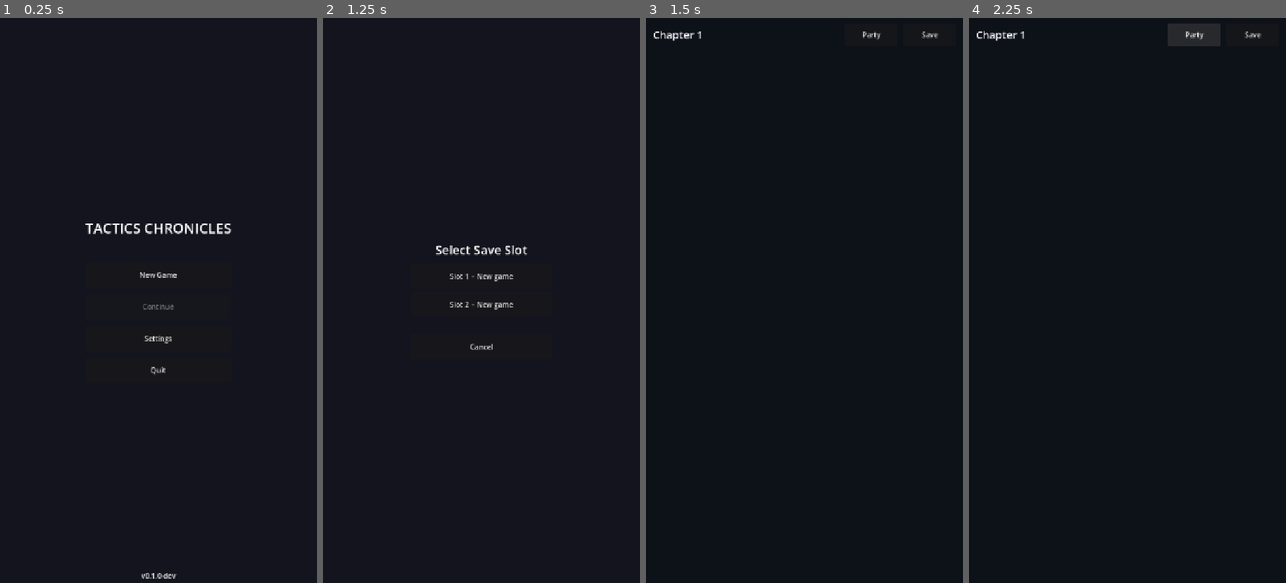
Above: before the commit, frames 1-4 (left to right).
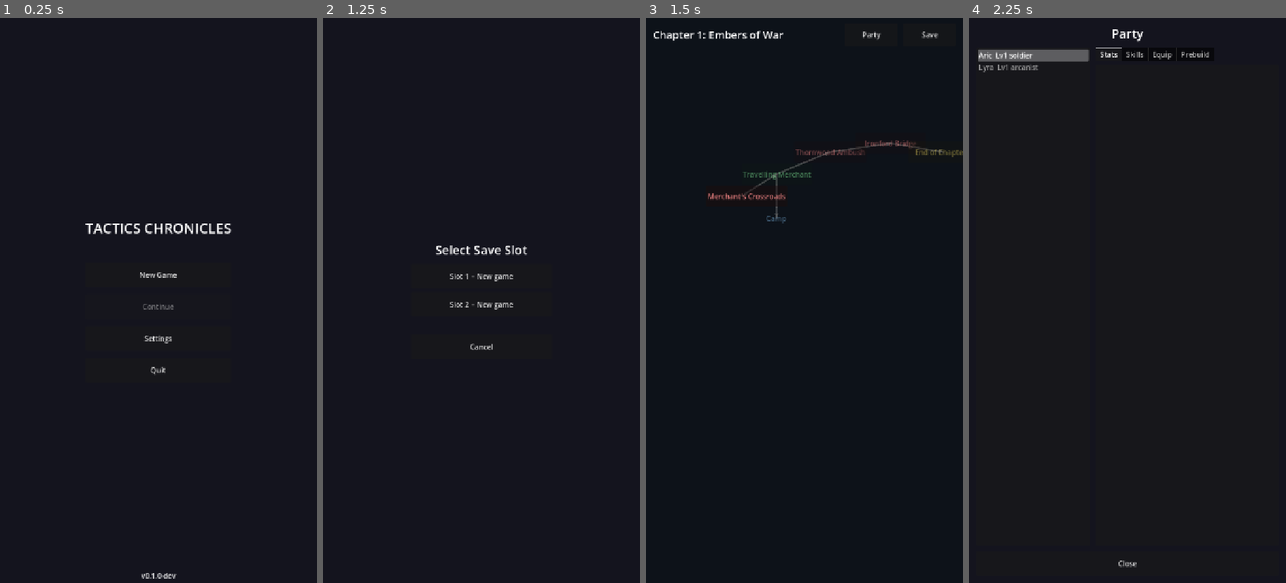
Above: after the commit, the same moments.

Repository: GetFunctMaddMatt/Claude
Game: Godot game, scene res://scenes/MainMenu.tscn
Two runs of this game, one before a commit and one after it. Both use one fixed random seed, a clock stepped at 60 frames per second and the inputs below.
Inputs:
- Up to frame 1 (0.25 s): no input
- Up to frame 2 (1.25 s): click "New Game" at 0.5 s
- Up to frame 3 (1.5 s): click "New Game" at 1.25 s
- Up to frame 4 (2.25 s): click "Party" at 2 s

Frames 1-2 are identical in both runs. In frame 3, 1.1% of the frame differs, in the area x 18-100%, y 2-37%; in frame 4, 1.4%, in the area x 2-93%, y 2-98%.
Error before the commit: Parse Error: Cannot infer the type of "locked" variable because the value doesn't have a set type. (res://scripts/overworld/Overworld.gd:90)
Error after the commit: Trying to assign a non-object value to a variable of type 'Unit.gd'. (res://scripts/ui/PartyScreen.gd:52)

Commit message:
fix(overworld): add explicit types on inferred locals to fix parse errors
GDScript's typed mode treats Variant-inferred locals as errors. The three
affected variables in _create_map_node (complete, reachable, locked) were
inferred from function calls whose return types are bool -- adding explicit
': bool' declarations resolves all three errors.

Root cause: := inference only works when the right-hand side has a known
static type. Dictionary.get() and function calls without annotations both
return Variant, so the type must be stated explicitly on the left.

https://claude.ai/code/session_0114YNvNtyu3wud3TocobKKq

Diff:
--- a/tactics_chronicles/scripts/overworld/Overworld.gd
+++ b/tactics_chronicles/scripts/overworld/Overworld.gd
@@ -70,11 +70,11 @@
 	drawer.setup(edges)
 
 func _create_map_node(node_def: Dictionary) -> void:
-	var btn      := Button.new()
-	var raw_pos  := node_def.get("map_pos", [0, 0])
-	var type     := node_def.get("type", "")
-	var complete := _is_node_complete(node_def)
-	var reachable := _is_node_reachable(node_def["id"])
+	var btn:      Button  = Button.new()
+	var raw_pos:  Array   = node_def.get("map_pos", [0, 0])
+	var type:     String  = node_def.get("type", "")
+	var complete: bool    = _is_node_complete(node_def)
+	var reachable: bool   = _is_node_reachable(node_def["id"])
 
 	btn.text               = node_def.get("label", node_def["id"])
 	btn.custom_minimum_size = BTN_SIZE
@@ -87,7 +87,7 @@
 		"story":  btn.modulate = Color(1.0, 0.90, 0.40)
 
 	# Battle nodes are locked out once won; shop/camp/story stay re-enterable.
-	var locked := (type == "battle" and complete) or not reachable
+	var locked: bool = (type == "battle" and complete) or not reachable
 	btn.disabled = locked
 	if type == "battle" and complete:
 		btn.modulate = btn.modulate.darkened(0.45)
